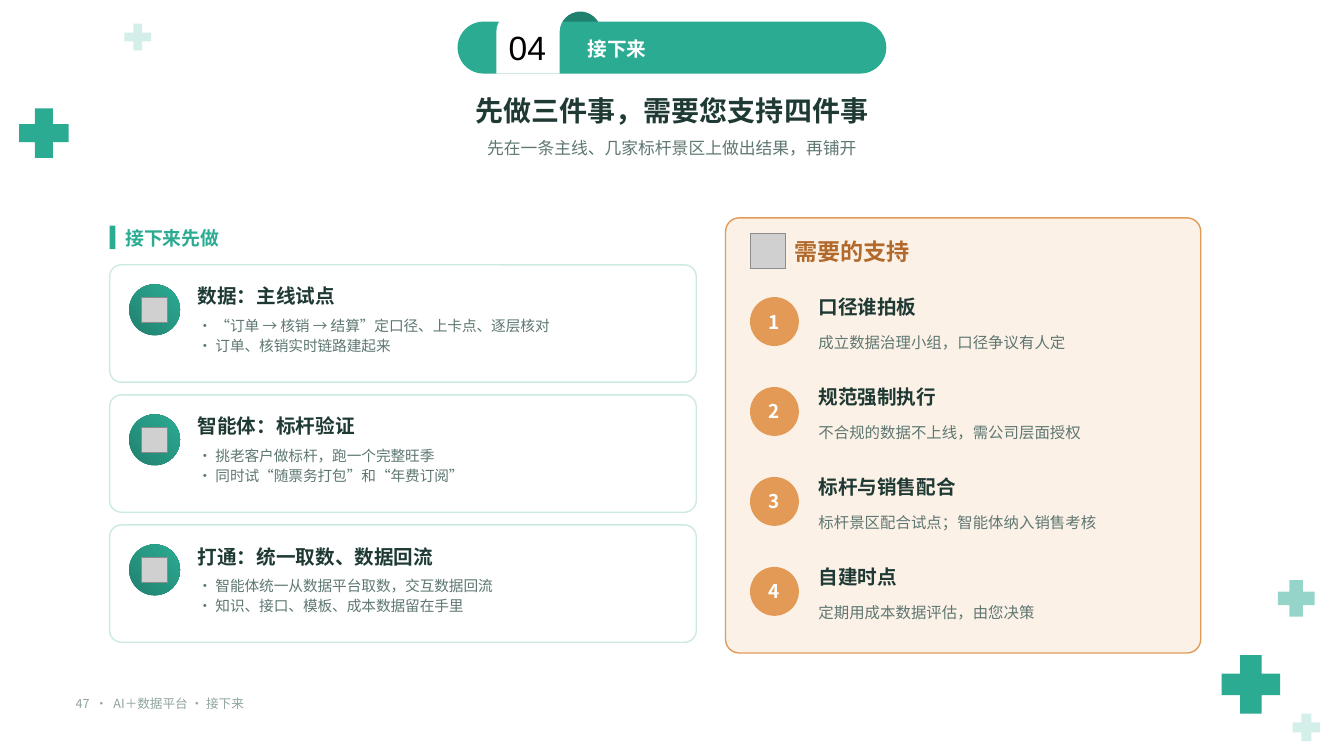
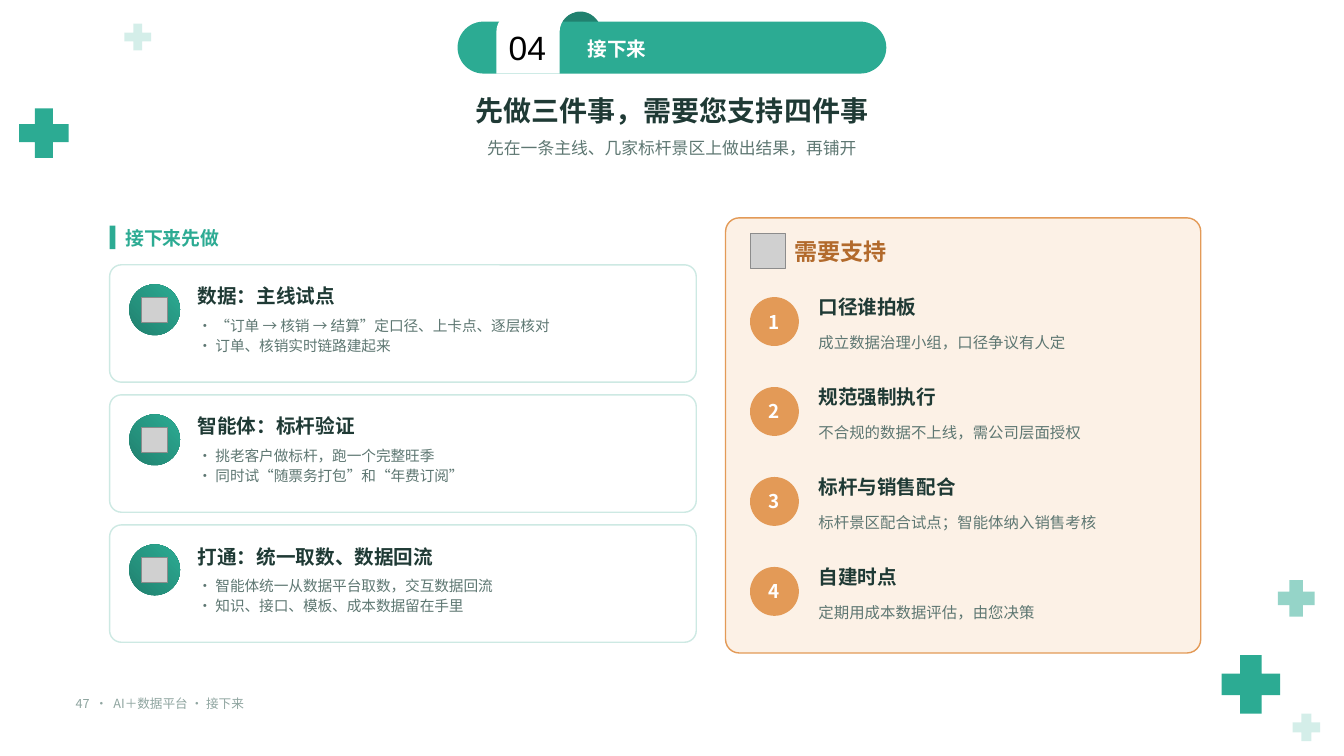
Before and after one commit to keanying/relevance, a slide deck: slide 47 of AI＋数据平台_全员分享版.pptx. Drawn at 1344x756 pixels with LibreOffice and Linux fonts; fonts in the diff are those of the drawing; grey boxes stand for pictures; background and template pictures are left out. Boxes give left, top, right and bottom in pixels: in the first picture for what was removed or moved away, otherwise in the second. Text is boxed around its words. In the diff, an @@ line names an element or a change of style, - is before the commit and + after.

Commit message:
修改内容

```diff
--- a/AI＋数据平台_全员分享版.pptx
+++ b/AI＋数据平台_全员分享版.pptx
@@ text at [794,240,886,262]: text changed @@
-需要的支持
+需要支持
```
